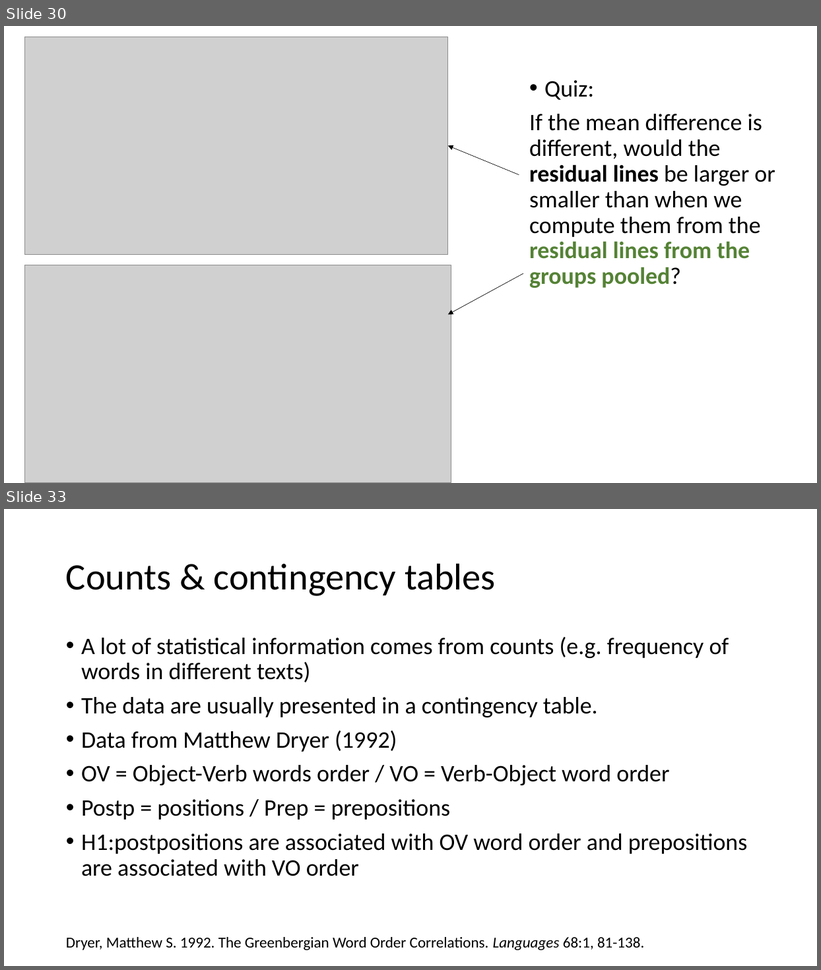
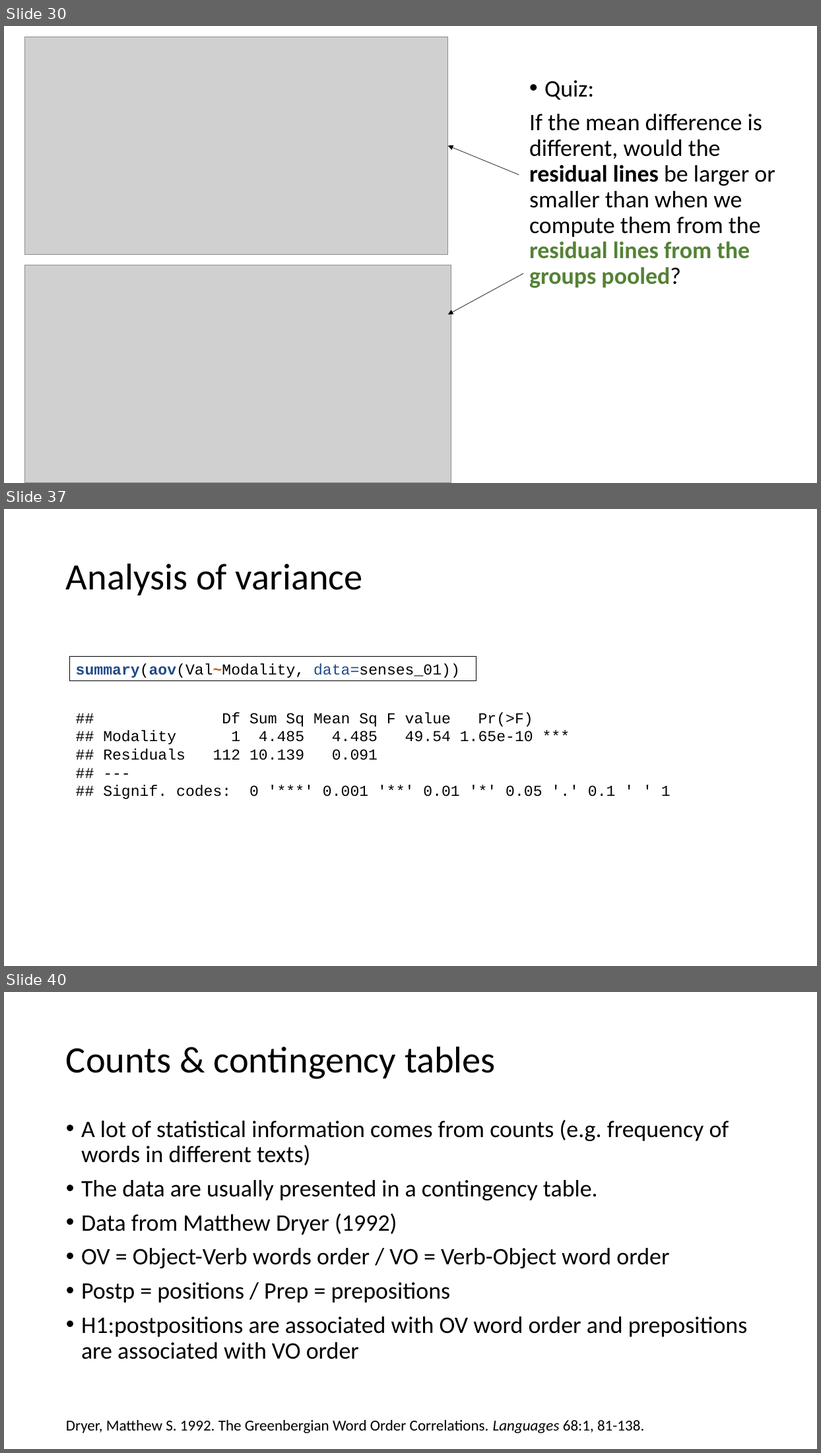
Before and after one commit to ajrtallman/StatisticsinLinguistics_FSU_2023_2024, a slide deck: 02_slides/Statistics for linguists 2023-11-29.pptx. Shown one above the other, each under a label of ours: slides 30 and 33 before the commit, slides 30, 37 and 40 after it; the slides between them are not shown. The pictures are 821x970 and 821x1453 pixels, drawn with LibreOffice and Linux fonts; fonts in the diff are those of the drawing; grey boxes stand for pictures. Boxes give left, top, right and bottom in pixels: in the first picture for what was removed or moved away, otherwise in the second. Text is boxed around its words. In the diff, an @@ line names an element or a change of style, - is before the commit and + after.

```diff
--- a/02_slides/Statistics for linguists 2023-11-29.pptx
+++ b/02_slides/Statistics for linguists 2023-11-29.pptx
@@ slide 37 added at box(4, 509, 817, 966), background #FFFFFF @@
@@ title added at box(66, 563, 363, 595), 44 pt, text #000000 @@
+Analysis of variance
@@ rectangle added at box(70, 657, 477, 681), outline #000000 0.75 pt, 18 pt, text #000000 @@
+summary(aov(Val~Modality, data=senses_01))
@@ text added at box(103, 712, 671, 799), 18 pt, text #000000 @@
+## Df Sum Sq Mean Sq F value Pr(>F)
+## Modality 1 4.485 4.485 49.54 1.65e-10 ***
+## Residuals 112 10.139 0.091
+## ---
+## Signif. codes: 0 '***' 0.001 '**' 0.01 '*' 0.05 '.' 0.1 ' ' 1
@@ what was slide 33 is now slide 40 @@
```
Also in this commit, not shown: 16 slides changed, 7 other slides added, 1 slide removed, 29 other files.
